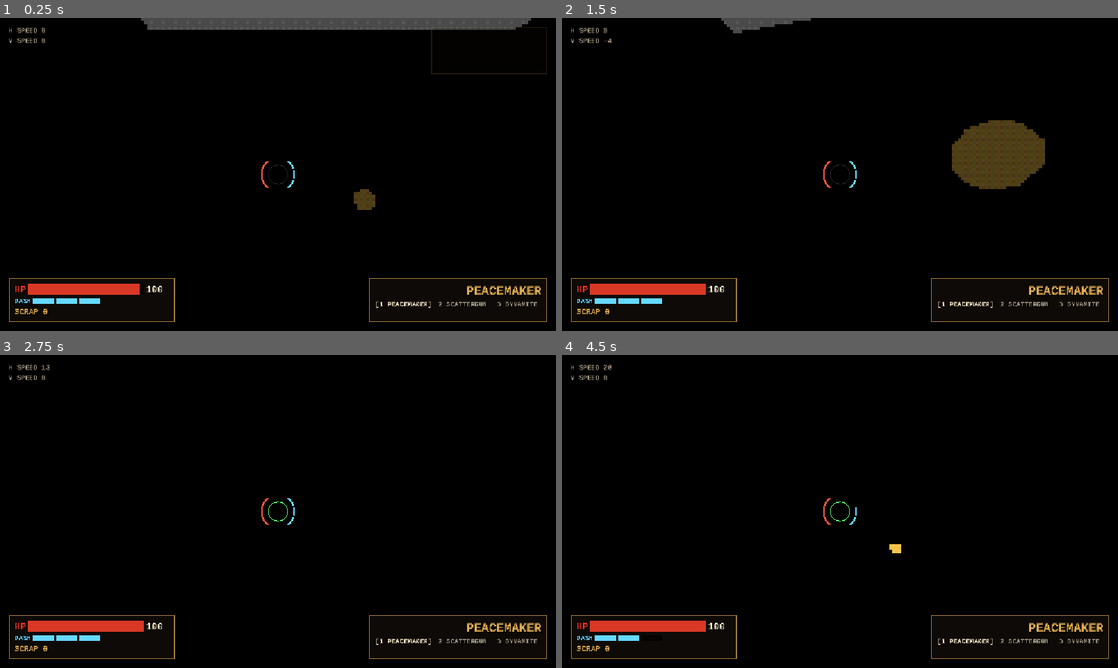
Above: before the commit, frames 1-4 (two rows, left to right).
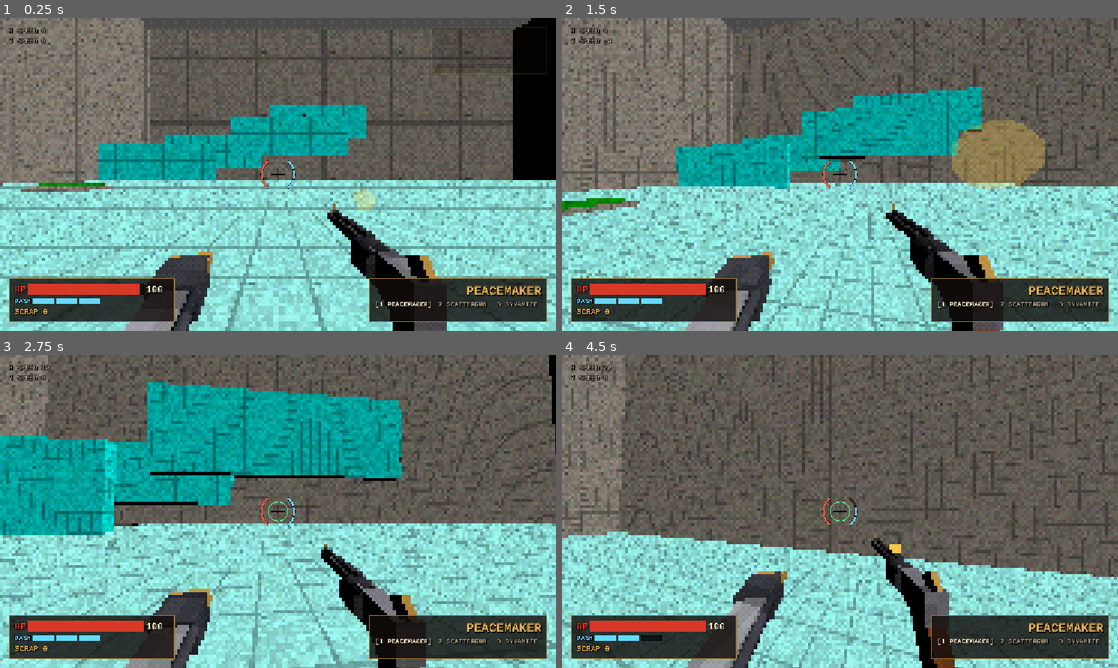
Above: after the commit, the same moments.

Repository: zenix2201-hash/Grapple-Man
Game: Godot game, scene res://Scenes/Testlevel.tscn
Same seed, same stepped clock (60 frames per second), same inputs: the game is played once before the commit and once after it. This scene is started directly instead of the project's main scene.
Inputs (mouse positions are in pixels of both pictures, inside the frame that each line leads up to):
- Up to frame 1 (0.25 s): no input
- Up to frame 2 (1.5 s): move the mouse to (867, 174) at 0.52 s; hold Q (grapple) 0.53-1.28 s; hold W (move_up) from 0.53 s (still down); tap Space (jump) at 0.77, 0.8, 1.07, 1.35 s; move the mouse to (812, 174) at 1.27 s
- Up to frame 3 (2.75 s): keep holding W (move_up); tap Space (jump) at 1.52, 1.82, 2.3 s; tap Q (grapple) at 1.55 s; move the mouse to (289, 505) at 2.02 s; hold Shift (Sprint) from 2.03 s (still down)
- Up to frame 4 (4.5 s): keep holding W (move_up); move the mouse to (834, 517) at 2.77 s; release Shift (Sprint) at 2.78 s; right-click (834, 517) at 2.85 s; tap Space (jump) at 3.02, 3.32, 3.77, 3.8, 4.07 s; tap Q (grapple) at 3.05 s; move the mouse to (878, 514) at 3.52 s; hold Ctrl (crouch) 3.53-4.28 s; move the mouse to (795, 508) at 4.27 s; tap E (dash) at 4.35 s

The runs differ from the first frame. In frame 1, 88% of the frame differs, in the area x 0-100%, y 0-100%; in frame 2, 94%; in frame 3, 94%; in frame 4, 96%.

Commit message:
Update
Added grapple points to level

Diff:
--- a/Scenes/Testlevel.tscn
+++ b/Scenes/Testlevel.tscn
@@ -3,6 +3,7 @@
 [ext_resource type="PackedScene" uid="uid://7w6llavxofx5" path="res://Player/3Dplayer.tscn" id="1_tp4to"]
 [ext_resource type="PackedScene" uid="uid://ce0gkocslorpj" path="res://jump_pad/jump_pad_logic.tscn" id="2_vgkgg"]
 [ext_resource type="PackedScene" uid="uid://cbno17ejbl6y" path="res://jump_pad/boost_pickup.tscn" id="3_7vbj4"]
+[ext_resource type="PackedScene" uid="uid://bun2aek7gpq84" path="res://Scenes/grapplepoint.tscn" id="4_fm6ny"]
 
 [sub_resource type="StandardMaterial3D" id="StandardMaterial3D_s1fef"]
 albedo_color = Color(0.61960787, 1, 1, 1)
@@ -41,6 +42,12 @@
 
 [sub_resource type="PrismMesh" id="PrismMesh_s1fef"]
 
+[sub_resource type="StandardMaterial3D" id="StandardMaterial3D_fm6ny"]
+albedo_color = Color(0.42745098, 1, 0, 1)
+
+[sub_resource type="StandardMaterial3D" id="StandardMaterial3D_v8d4j"]
+albedo_color = Color(0.039215688, 1, 0, 1)
+
 [node name="Node3D" type="Node3D" unique_id=1290370400]
 
 [node name="Player" parent="." unique_id=643253925 instance=ExtResource("1_tp4to")]
@@ -61,9 +68,10 @@
 
 [node name="OmniLight3D" type="OmniLight3D" parent="Node/Wall 1" unique_id=1785755795]
 transform = Transform3D(1, 0, 0, 0, 1, 0, 0, 0, 1, -1.2676305e-06, 0, -29)
-light_energy = 13.039
-light_indirect_energy = 1.12
+light_energy = 5.155
+light_indirect_energy = 3.735
 light_volumetric_fog_energy = 0.375
+light_size = 0.235
 light_specular = 0.0
 
 [node name="Wall 2" type="CSGBox3D" parent="Node" unique_id=1531316988]
@@ -113,12 +121,6 @@
 size = Vector3(27, 9, 1)
 material = SubResource("StandardMaterial3D_7vbj4")
 
-[node name="Wall 13" type="CSGBox3D" parent="Node" unique_id=165528035]
-transform = Transform3D(1, 0, 0, 0, 1, 0, 0, 0, 1, 203.5, 24, -45.5)
-use_collision = true
-size = Vector3(27, 9, 1)
-material = SubResource("StandardMaterial3D_7vbj4")
-
 [node name="Wall 10" type="CSGBox3D" parent="Node" unique_id=614342246]
 transform = Transform3D(1, 0, 0, 0, 1, 0, 0, 0, 1, 155.5, 9, -52.5)
 use_collision = true
@@ -173,9 +175,6 @@
 [node name="BoostPickup4" parent="Node/jump_pad" unique_id=1928026404 instance=ExtResource("3_7vbj4")]
 transform = Transform3D(1, 0, 0, 0, 1, 0, 0, 0, 1, 3, 17.5, -45.5)
 
-[node name="BoostPickup5" parent="Node/jump_pad" unique_id=637406067 instance=ExtResource("3_7vbj4")]
-transform = Transform3D(1, 0, 0, 0, 1, 0, 0, 0, 1, 21.5, 23, -39.5)
-
 [node name="BoostPickup6" parent="Node/jump_pad" unique_id=1383068484 instance=ExtResource("3_7vbj4")]
 transform = Transform3D(1, 0, 0, 0, 1, 0, 0, 0, 1, 0, 10.5, 18)
 
@@ -223,9 +222,6 @@
 [node name="BoostPickup4" parent="Node/jump_pad8" unique_id=1424811806 instance=ExtResource("3_7vbj4")]
 transform = Transform3D(1, 0, 0, 0, 1, 0, 0, 0, 1, 3, 17.5, -45.5)
 
-[node name="BoostPickup5" parent="Node/jump_pad8" unique_id=673529847 instance=ExtResource("3_7vbj4")]
-transform = Transform3D(1, 0, 0, 0, 1, 0, 0, 0, 1, 21.5, 23, -39.5)
-
 [node name="BoostPickup6" parent="Node/jump_pad8" unique_id=1211058677 instance=ExtResource("3_7vbj4")]
 transform = Transform3D(1, 0, 0, 0, 1, 0, 0, 0, 1, 0, 10.5, 18)
 
@@ -272,9 +268,6 @@
 
 [node name="BoostPickup4" parent="Node/jump_pad9" unique_id=1719079176 instance=ExtResource("3_7vbj4")]
 transform = Transform3D(1, 0, 0, 0, 1, 0, 0, 0, 1, 3, 17.5, -45.5)
-
-[node name="BoostPickup5" parent="Node/jump_pad9" unique_id=91664423 instance=ExtResource("3_7vbj4")]
-transform = Transform3D(1, 0, 0, 0, 1, 0, 0, 0, 1, 21.5, 23, -39.5)
 
 [node name="BoostPickup6" parent="Node/jump_pad9" unique_id=1541294967 instance=ExtResource("3_7vbj4")]
 transform = Transform3D(1, 0, 0, 0, 1, 0, 0, 0, 1, 0, 10.5, 18)
@@ -444,3 +437,19 @@
 
 [node name="CSGBox3D" type="CSGBox3D" parent="." unique_id=2107343228]
 transform = Transform3D(1, 0, 0, 0, 1, 0, 0, 0, 1, 110, 0, 0)
+
+[node name="DirectionalLight3D" type="DirectionalLight3D" parent="." unique_id=954947452]
+transform = Transform3D(-0.73069125, 0.32355693, 0.6011665, 0.32494235, -0.6096003, 0.72304916, 0.6004188, 0.72367007, 0.34029227, 193.551, 128.0842, -3.150776)
+
+[node name="CSGSphere3D" type="CSGSphere3D" parent="DirectionalLight3D" unique_id=611374204]
+transform = Transform3D(1, 8.940697e-08, -2.9802322e-08, 0, 1.0000002, -2.9802322e-08, 4.4703484e-08, -1.6391277e-07, 1.0000001, 13.891975, 76.12069, -14.963043)
+use_collision = true
+material = SubResource("StandardMaterial3D_fm6ny")
+
+[node name="CSGSphere3D3" parent="DirectionalLight3D" unique_id=1206970455 instance=ExtResource("4_fm6ny")]
+transform = Transform3D(1, 7.327472e-15, -4.470349e-08, 0, 1.0000002, 1.6391274e-07, 4.4703484e-08, -1.6391277e-07, 1.0000001, 14.508682, 74.96374, -13.590775)
+
+[node name="CSGSphere3D2" type="CSGSphere3D" parent="DirectionalLight3D" unique_id=58097655]
+transform = Transform3D(1, 8.940697e-08, -2.9802322e-08, 0, 1.0000002, -2.9802322e-08, 4.4703484e-08, -1.6391277e-07, 1.0000001, 27.73645, 78.91861, -45.340637)
+use_collision = true
+material = SubResource("StandardMaterial3D_v8d4j")
--- /dev/null
+++ b/Scenes/grapplepoint.tscn
@@ -0,0 +1,9 @@
+[gd_scene format=3 uid="uid://bun2aek7gpq84"]
+
+[sub_resource type="StandardMaterial3D" id="StandardMaterial3D_fm6ny"]
+albedo_color = Color(0.42745098, 1, 0, 1)
+
+[node name="Grapplepoint" type="CSGSphere3D" unique_id=1206970455 groups=["Grapple point"]]
+transform = Transform3D(1, 8.940697e-08, -2.9802322e-08, 0, 1.0000002, -2.9802322e-08, 4.4703484e-08, -1.6391277e-07, 1.0000001, 0, 0, 0)
+use_collision = true
+material = SubResource("StandardMaterial3D_fm6ny")
--- a/project.godot
+++ b/project.godot
@@ -28,6 +28,7 @@
 [global_group]
 
 player_character=""
+"Grapple point"=""
 
 [input]
 
